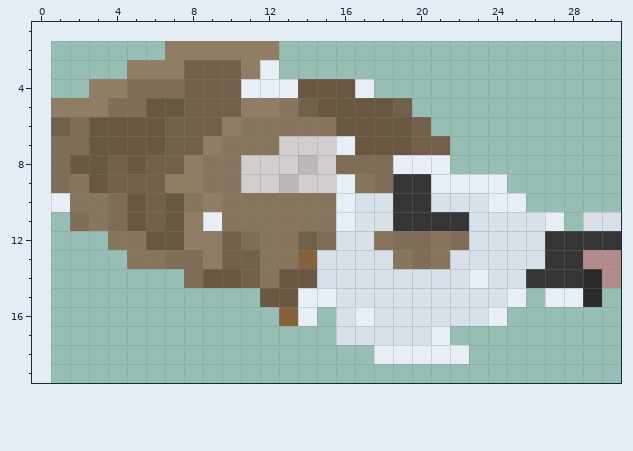
Two states of a pixel-art file, sprites/player-dogs/mack-right-head.aseprite. Above, as it was before the edit.
30x48 pixels, 1 frame. Colours within 5 levels of each other are drawn and written as one. Shown: x 0..30, y 1..19. The old version is drawn lined up with the new one, on the new canvas.
The result:
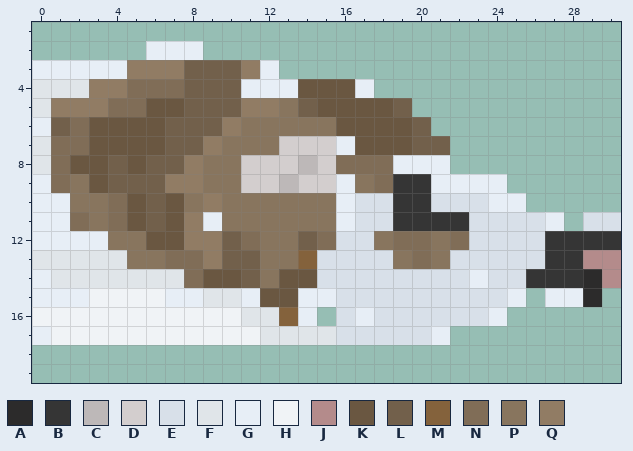
Palette (. is transparent): A #2c2b2b  B #353535  C #bdb8b8  D #d3cece  E #d8e0e9  F #e0e5e9  G #e7eef6  H #f0f3f6  J #b48b8b  K #6a5741  L #72604b  M #84623c  N #806d57  P #88755e  Q #917c64
The edit:
canvas 30x48 -> 31x48, the old top-left corner now at 1,2 (the part of the old canvas that was cut away was empty and is not shown)
y 2: x 6..12 .QQQQQQ -> GGG....
y 3: x 0..4 ..... -> GGGGG
y 4: x 0..2 ... -> FFF
y 5: x 0 . -> F
y 6: x 0 . -> G
y 7..8: x 0 . -> F
y 9..10: x 0 . -> G
y 11: x 0..1 .. -> GG
y 12: x 0..3 .... -> GGGG
y 13: x 0..4 ..... -> FFFFF
y 14: x 0..7 ........ -> GFFFFFFF
y 15: x 0..11 ............ -> GGGHHHHGGFFG
y 16: x 0..12 ............. -> HHHHHHHHHHHFF
y 17: x 0..15 ................ -> GHHHHHHHHHHHFFFF
y 18: x 18..22 GGGGG -> .....
